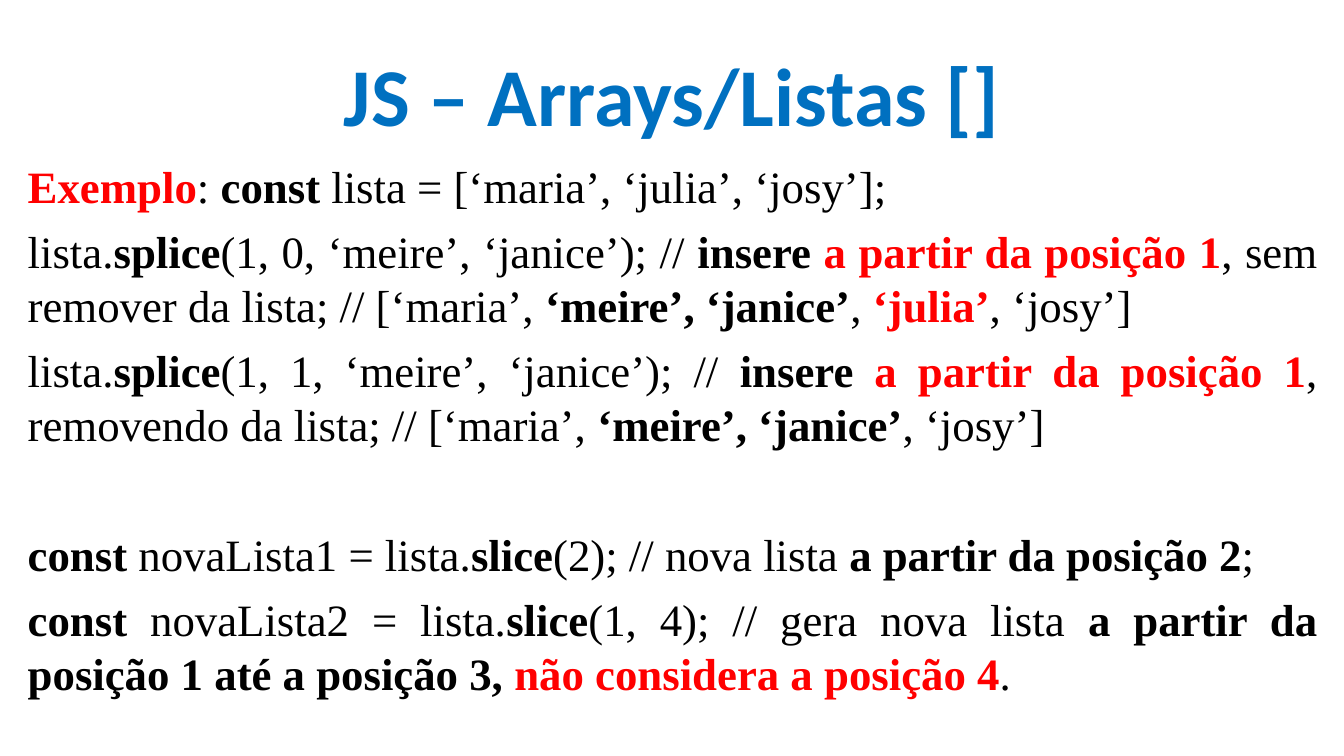
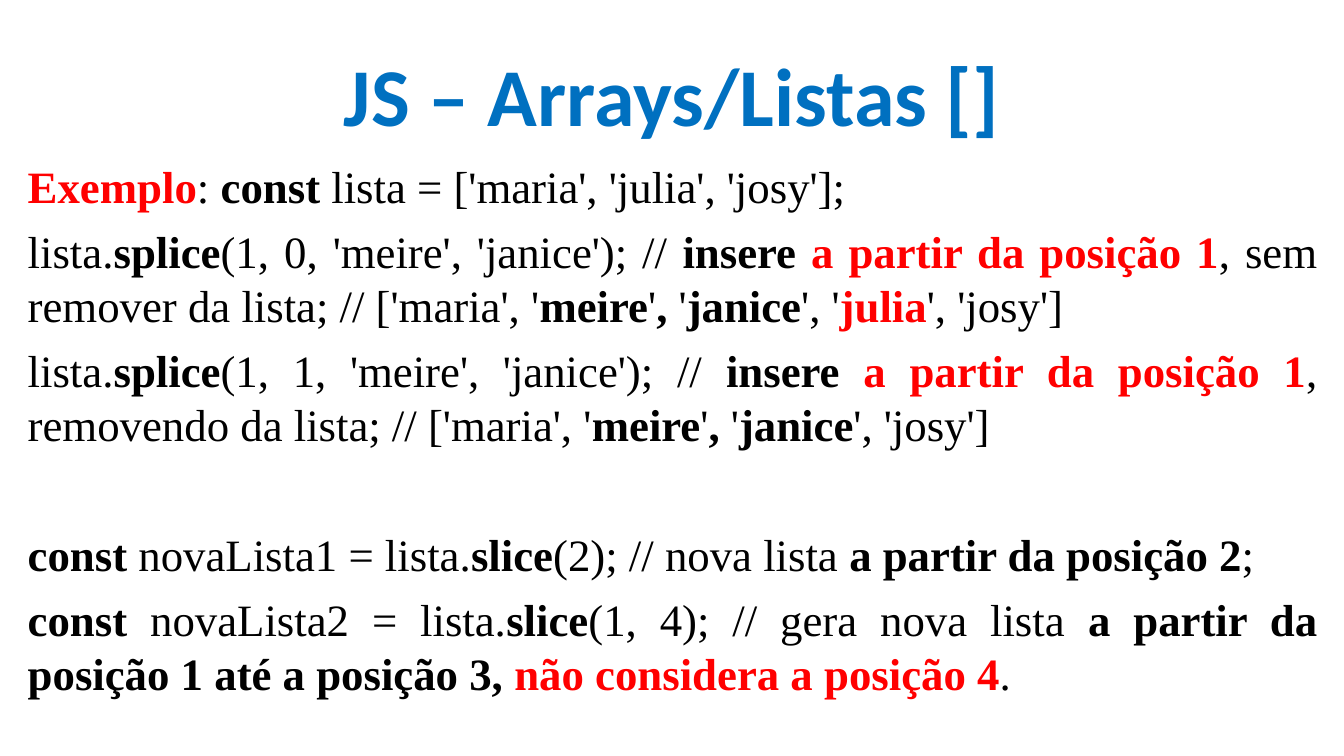
Before and after one commit to CloudEducationBrazil/WydenDesenvolvimentoWebPHP, a slide deck: slide 10 of 01 Classes/Aula 09 Desenvolvimento Web PHP - JS.pptx. Drawn at 1344x756 pixels with LibreOffice and Linux fonts; fonts in the diff are those of the drawing; background and template pictures are left out. Boxes give left, top, right and bottom in pixels: in the first picture for what was removed or moved away, otherwise in the second. Text is boxed around its words. In the diff, an @@ line names an element or a change of style, - is before the commit and + after.

```diff
--- a/01 Classes/Aula 09 Desenvolvimento Web PHP - JS.pptx
+++ b/01 Classes/Aula 09 Desenvolvimento Web PHP - JS.pptx
@@ text at (28, 172, 1317, 451): text changed @@
-Exemplo: const lista = [‘maria’, ‘julia’, ‘josy’];
-lista.splice(1, 0, ‘meire’, ‘janice’); // insere a partir da posição 1, sem remover da lista; // [‘maria’, ‘meire’, ‘janice’, ‘julia’, ‘josy’]
-lista.splice(1, 1, ‘meire’, ‘janice’); // insere a partir da posição 1, removendo da lista; // [‘maria’, ‘meire’, ‘janice’, ‘josy’]
+Exemplo: const lista = ['maria', 'julia', 'josy'];
+lista.splice(1, 0, 'meire', 'janice'); // insere a partir da posição 1, sem remover da lista; // ['maria', 'meire', 'janice', 'julia', 'josy']
+lista.splice(1, 1, 'meire', 'janice'); // insere a partir da posição 1, removendo da lista; // ['maria', 'meire', 'janice', 'josy']
```
Also in this commit, not shown: 16 other slides changed, 4 other files.
